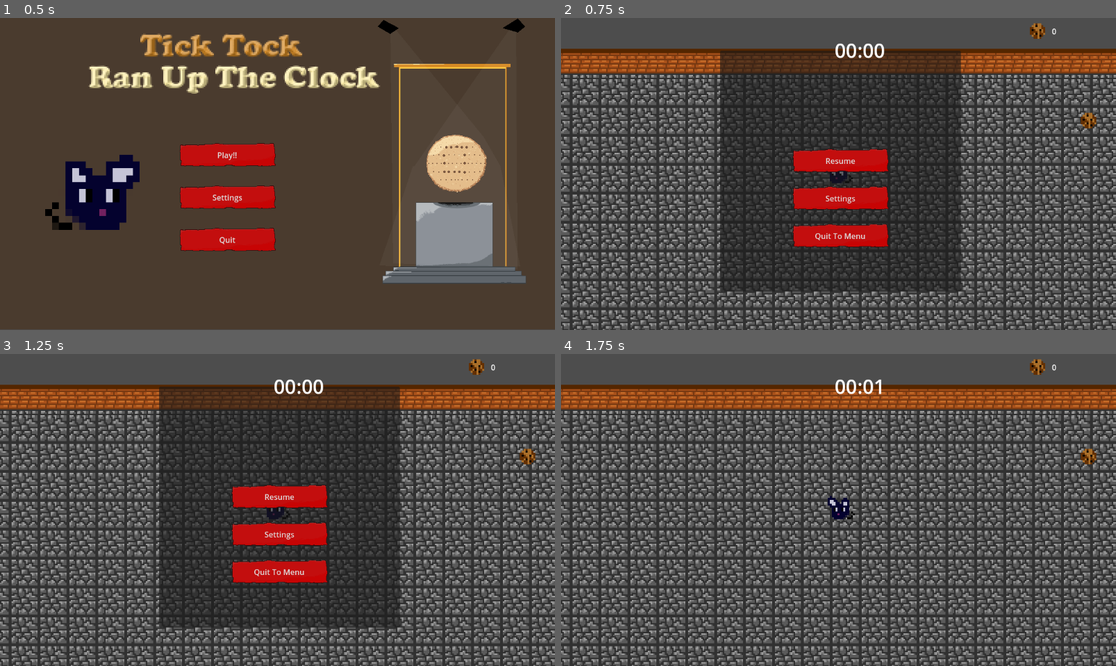
Above: before the commit, frames 1-4 (two rows, left to right).
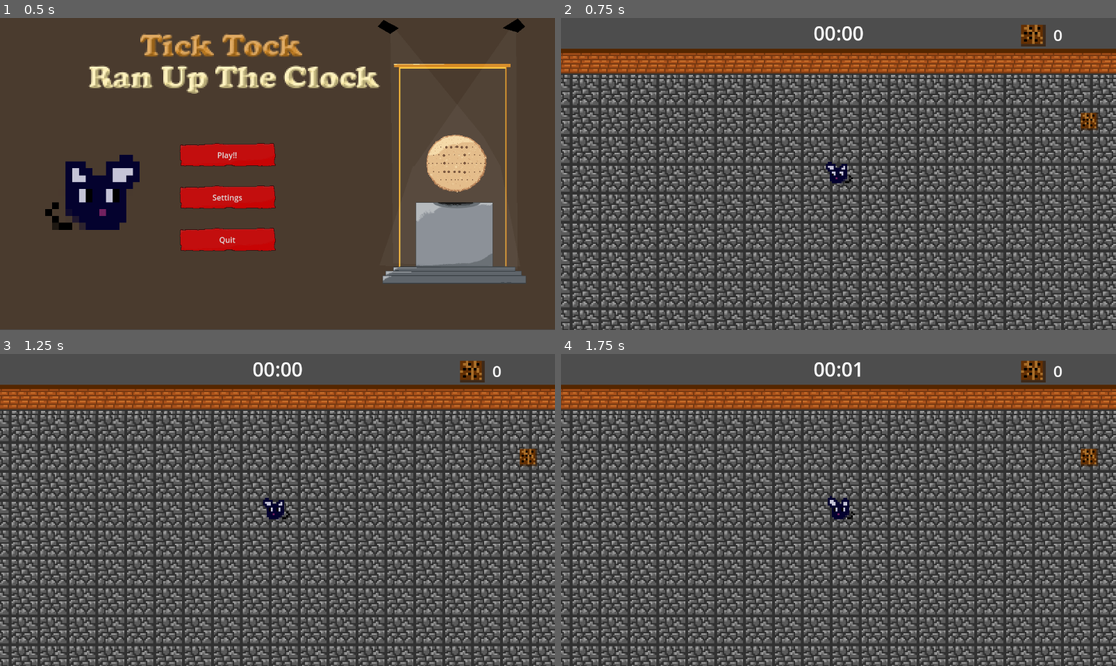
Above: after the commit, the same moments.

Repository: lakshraja/brackeys_jam_submission2025
Game: Godot game, scene res://scenes/levels/Main.tscn
Two runs of this game, one before a commit and one after it. Both use one fixed random seed, a clock stepped at 60 frames per second and the inputs below.
Inputs (mouse positions are in pixels of both pictures, inside the frame that each line leads up to):
- Up to frame 1 (0.5 s): no input
- Up to frame 2 (0.75 s): click "Play!!" at 0.5 s
- Up to frame 3 (1.25 s): no input
- Up to frame 4 (1.75 s): click (838, 497) at 1.25 s, where only the run before the commit has a clickable "Resume"

Frame 1 is identical in both runs. In frame 2, 22% of the frame differs, in the area x 28-97%, y 1-88%; in frame 3, 22%; in frame 4, 0.8%.

Commit message:
fixes to menu

Diff:
--- a/scenes/Biscuit.tscn
+++ b/scenes/Biscuit.tscn
@@ -1,16 +1,17 @@
 [gd_scene load_steps=4 format=3 uid="uid://dmgu87bjnnioo"]
 
 [ext_resource type="Script" uid="uid://cuyexeebgapvj" path="res://scripts/biscuit.gd" id="1_uglnq"]
-[ext_resource type="Texture2D" uid="uid://bv6rqh4dp2hx0" path="res://assets/biscuit.png" id="2_uglnq"]
+[ext_resource type="Texture2D" uid="uid://dgx367f6gcqqm" path="res://assets/biscuit_sqaure.png" id="2_uglnq"]
 
 [sub_resource type="RectangleShape2D" id="RectangleShape2D_uglnq"]
-size = Vector2(14, 14)
+size = Vector2(15, 14.25)
 
 [node name="Biscuit" type="Area2D"]
 script = ExtResource("1_uglnq")
 
 [node name="CollisionShape2D" type="CollisionShape2D" parent="."]
 z_index = -1
+position = Vector2(2, 0.5)
 scale = Vector2(4, 4)
 shape = SubResource("RectangleShape2D_uglnq")
 
--- a/scenes/UILayer.tscn
+++ b/scenes/UILayer.tscn
@@ -1,8 +1,65 @@
-[gd_scene load_steps=5 format=3 uid="uid://btfplo18vnkj"]
+[gd_scene load_steps=15 format=3 uid="uid://btfplo18vnkj"]
 
 [ext_resource type="Script" uid="uid://ca0wlnguqeflq" path="res://scripts/uilayer.gd" id="1_3aff7"]
-[ext_resource type="Texture2D" uid="uid://bv6rqh4dp2hx0" path="res://assets/biscuit.png" id="2_3aff7"]
 [ext_resource type="PackedScene" uid="uid://db5s683v0mljb" path="res://scenes/PauseMenu.tscn" id="2_ux11h"]
+[ext_resource type="Texture2D" uid="uid://dgx367f6gcqqm" path="res://assets/biscuit_sqaure.png" id="3_ux11h"]
+[ext_resource type="Texture2D" uid="uid://cmay3bqs7tyl8" path="res://assets/cat_idle.png" id="3_xs0bh"]
+
+[sub_resource type="CanvasItemMaterial" id="CanvasItemMaterial_b6htk"]
+blend_mode = 2
+
+[sub_resource type="AtlasTexture" id="AtlasTexture_gtin6"]
+atlas = ExtResource("3_xs0bh")
+region = Rect2(40, 0, 20, 20)
+
+[sub_resource type="AtlasTexture" id="AtlasTexture_wk02k"]
+atlas = ExtResource("3_xs0bh")
+region = Rect2(60, 0, 20, 20)
+
+[sub_resource type="AtlasTexture" id="AtlasTexture_0ugth"]
+atlas = ExtResource("3_xs0bh")
+region = Rect2(80, 0, 20, 20)
+
+[sub_resource type="AtlasTexture" id="AtlasTexture_x7bn2"]
+atlas = ExtResource("3_xs0bh")
+region = Rect2(100, 0, 20, 20)
+
+[sub_resource type="AtlasTexture" id="AtlasTexture_480nn"]
+atlas = ExtResource("3_xs0bh")
+region = Rect2(120, 0, 20, 20)
+
+[sub_resource type="AtlasTexture" id="AtlasTexture_0qk8t"]
+atlas = ExtResource("3_xs0bh")
+region = Rect2(140, 0, 20, 20)
+
+[sub_resource type="SpriteFrames" id="SpriteFrames_u8ife"]
+animations = [{
+"frames": [{
+"duration": 4.0,
+"texture": SubResource("AtlasTexture_gtin6")
+}, {
+"duration": 4.0,
+"texture": SubResource("AtlasTexture_wk02k")
+}, {
+"duration": 4.0,
+"texture": SubResource("AtlasTexture_0ugth")
+}, {
+"duration": 4.0,
+"texture": SubResource("AtlasTexture_x7bn2")
+}, {
+"duration": 4.0,
+"texture": SubResource("AtlasTexture_480nn")
+}, {
+"duration": 4.0,
+"texture": SubResource("AtlasTexture_0qk8t")
+}],
+"loop": true,
+"name": &"default",
+"speed": 5.0
+}]
+
+[sub_resource type="LabelSettings" id="LabelSettings_xs0bh"]
+font_size = 33
 
 [sub_resource type="LabelSettings" id="LabelSettings_ux11h"]
 font_size = 41
@@ -12,30 +69,41 @@
 script = ExtResource("1_3aff7")
 
 [node name="PauseMenu" parent="." instance=ExtResource("2_ux11h")]
+visible = false
 offset_left = 580.0
 offset_top = 318.0
 offset_right = 580.0
 offset_bottom = 318.0
 
+[node name="AnimatedSprite2D" type="AnimatedSprite2D" parent="PauseMenu"]
+material = SubResource("CanvasItemMaterial_b6htk")
+position = Vector2(-4.99999, -155)
+scale = Vector2(6.8, 7.05)
+sprite_frames = SubResource("SpriteFrames_u8ife")
+autoplay = "default"
+frame_progress = 0.426371
+
 [node name="TextureRect" type="TextureRect" parent="."]
-offset_left = 973.0
-offset_top = 11.0
-offset_right = 1013.0
-offset_bottom = 51.0
+offset_left = 933.0
+offset_top = -6.0
+offset_right = 1045.0
+offset_bottom = 94.0
 scale = Vector2(0.8, 0.8)
-texture = ExtResource("2_3aff7")
+texture = ExtResource("3_ux11h")
 
 [node name="Score" type="Label" parent="."]
-offset_left = 1019.0
-offset_top = 16.32
-offset_right = 1081.0
-offset_bottom = 39.32
+offset_left = 1022.0
+offset_top = 12.0
+offset_right = 1088.0
+offset_bottom = 58.0
 text = "0"
+label_settings = SubResource("LabelSettings_xs0bh")
+vertical_alignment = 1
 
 [node name="Counter" type="Label" parent="."]
-offset_left = 568.0
-offset_top = 39.0
-offset_right = 673.0
-offset_bottom = 96.0
+offset_left = 524.0
+offset_top = 3.0
+offset_right = 629.0
+offset_bottom = 60.0
 text = "00:00"
 label_settings = SubResource("LabelSettings_ux11h")
--- a/scenes/levels/MainMenu.tscn
+++ b/scenes/levels/MainMenu.tscn
@@ -118,6 +118,7 @@
 icon_alignment = 1
 
 [node name="TextureRect2" type="TextureRect" parent="Control"]
+layout_mode = 0
 offset_top = -1.0
 offset_right = 1152.0
 offset_bottom = 647.0
